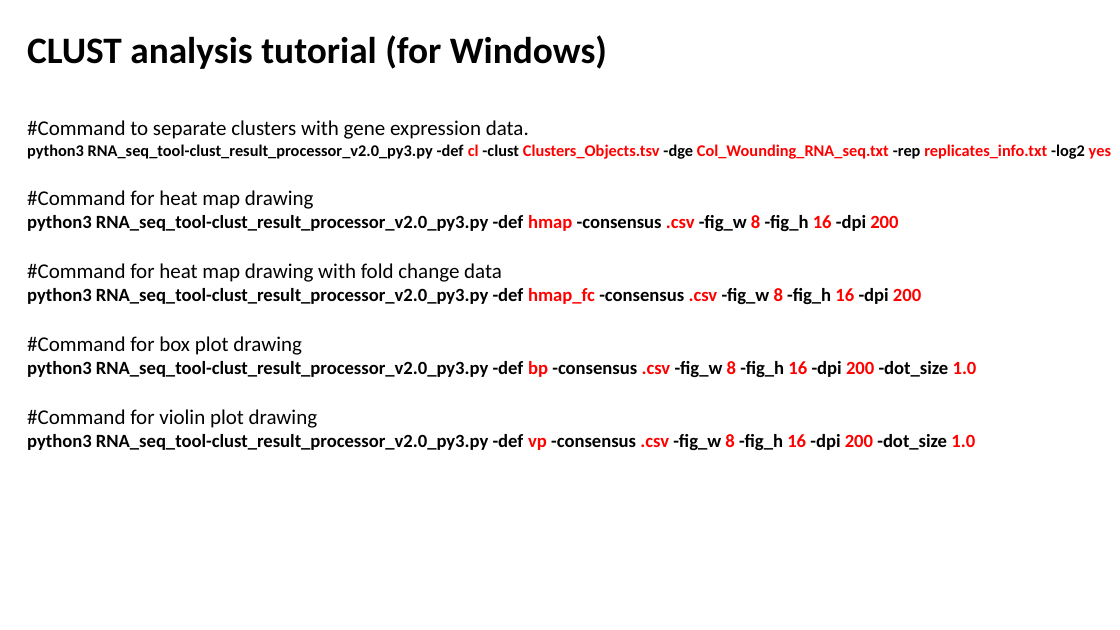
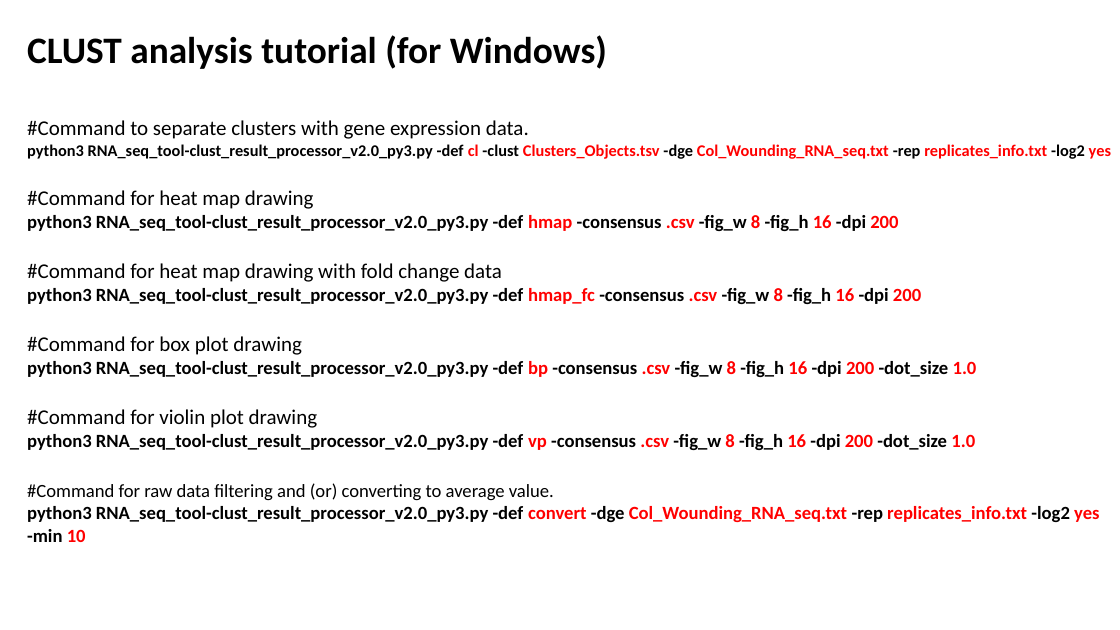
Before and after one commit to managene7/Clust_analysis_for_RNA_seqs, a slide deck: slide 2 of Tutorial_for_clust_analysis.pptx. Drawn at 1120x630 pixels with LibreOffice and Linux fonts; fonts in the diff are those of the drawing. Boxes give left, top, right and bottom in pixels: in the first picture for what was removed or moved away, otherwise in the second. Text is boxed around its words. In the diff, an @@ line names an element or a change of style, - is before the commit and + after.

```diff
--- a/Tutorial_for_clust_analysis.pptx
+++ b/Tutorial_for_clust_analysis.pptx
@@ text at [27,483,1099,542]: paragraphs added @@
+#Command for raw data filtering and (or) converting to average value.
+python3 RNA_seq_tool-clust_result_processor_v2.0_py3.py -def convert -dge Col_Wounding_RNA_seq.txt -rep replicates_info.txt -log2 yes -min 10
```
Also in this commit, not shown: 1 other file.
